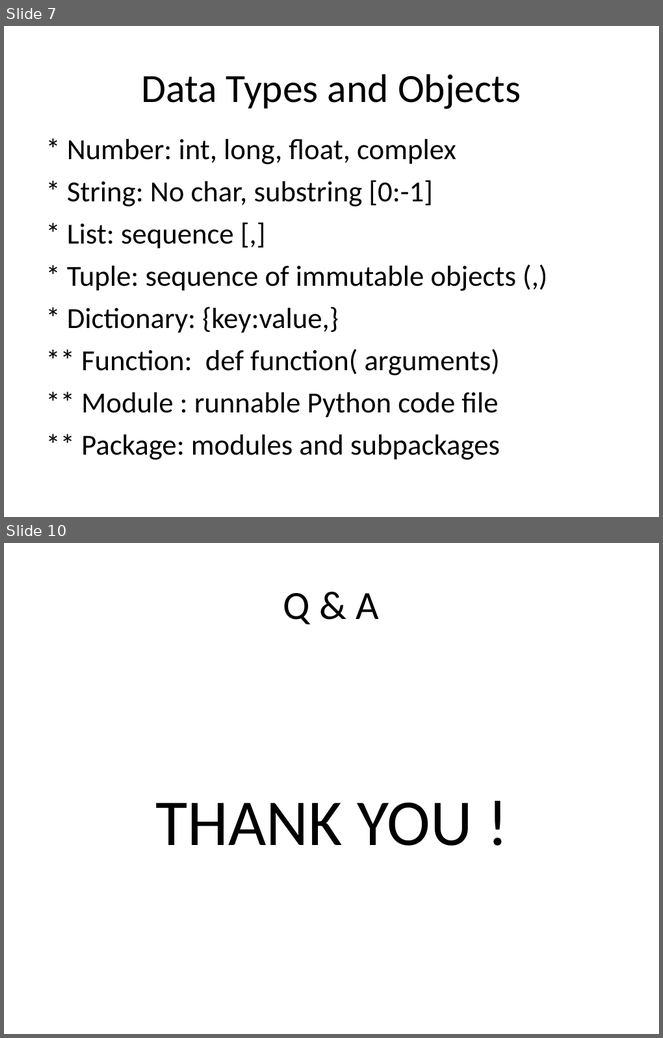
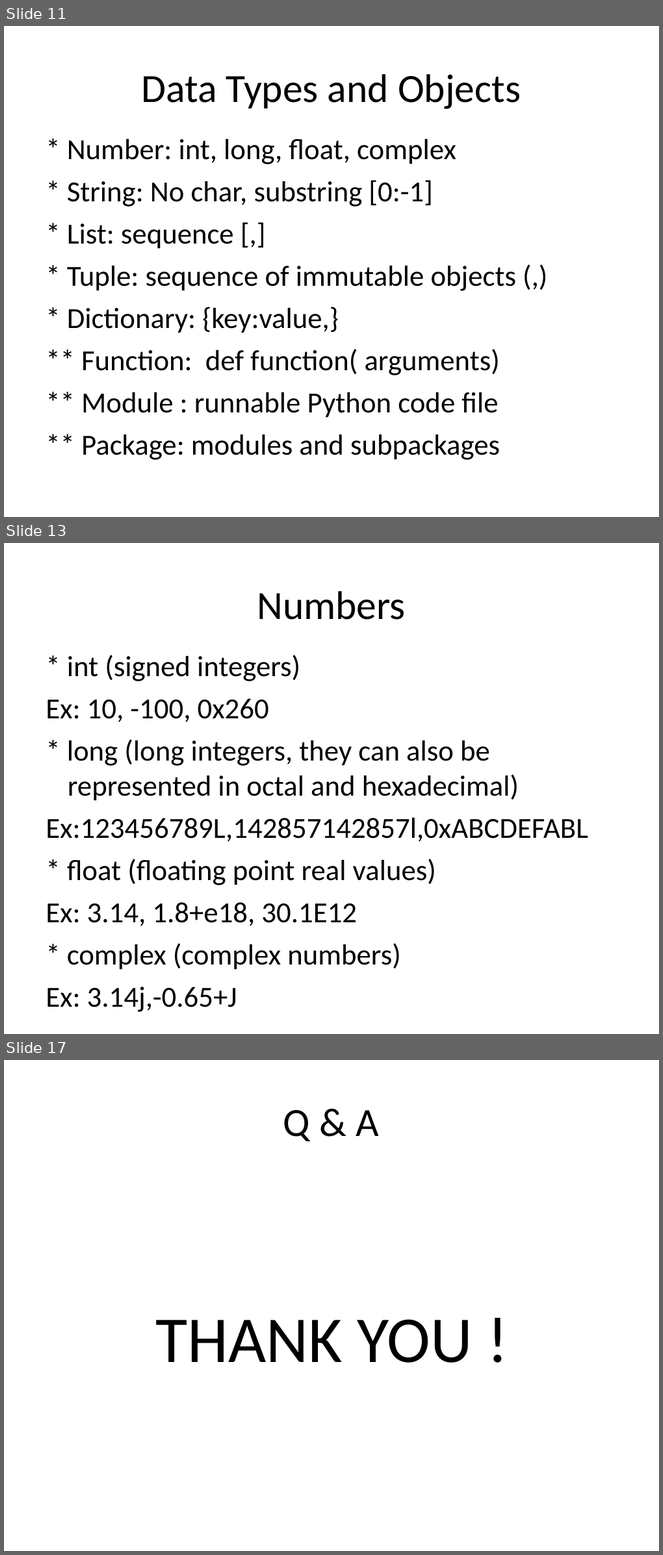
Before and after one commit to robin3795/Data, a slide deck: Python.ppt. Shown one above the other, each under a label of ours: slides 7 and 10 before the commit, slides 11, 13 and 17 after it; the slides between them are not shown. The pictures are 663x1038 and 663x1555 pixels, drawn with LibreOffice and Linux fonts; fonts in the diff are those of the drawing. Boxes give left, top, right and bottom in pixels: in the first picture for what was removed or moved away, otherwise in the second. Text is boxed around its words. In the diff, an @@ line names an element or a change of style, - is before the commit and + after.

```diff
--- a/Python.ppt
+++ b/Python.ppt
@@ slide 13 added at (4,543,659,1034), background #FFFFFF @@
@@ free added at (36,563,627,644), 44 pt, text #000000 @@
+Numbers
@@ free added at (36,644,629,1018), 32 pt, text #000000 @@
+* int (signed integers)
+Ex: 10, -100, 0x260
+* long (long integers, they can also be represented in octal and hexadecimal)
+Ex:123456789L,142857142857l,0xABCDEFABL
+* float (floating point real values)
+Ex: 3.14, 1.8+e18, 30.1E12
+* complex (complex numbers)
+Ex: 3.14j,-0.65+J
@@ what was slide 7 is now slide 11 @@
@@ what was slide 10 is now slide 17 @@
```
Also in this commit, not shown: 3 slides changed, 8 other slides added, 2 slides removed.
